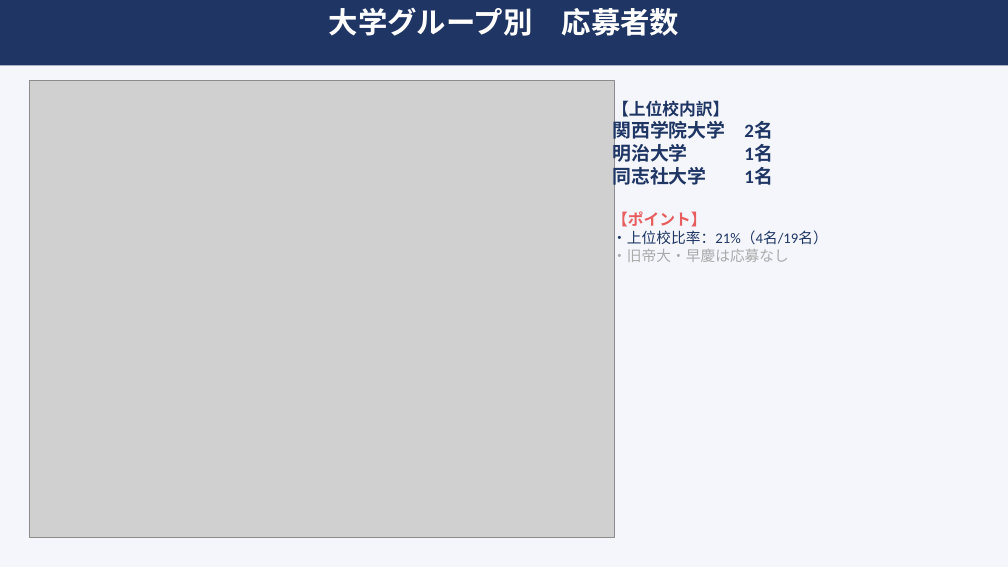
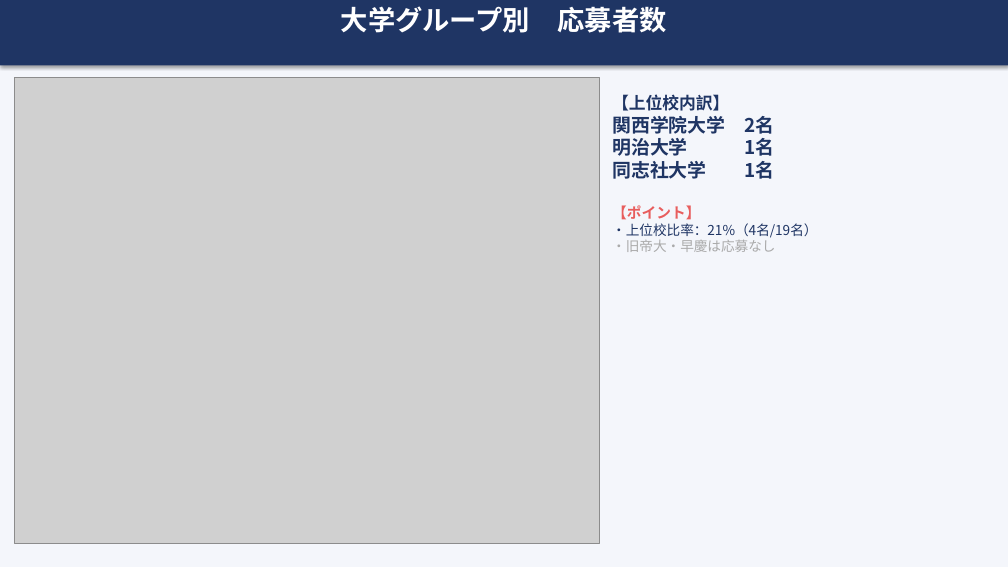
Before and after one commit to syoukaku007-star/daiki, a slide deck: slide 4 of 上位校採用分析レポート_2026_v2.pptx. Drawn at 1008x567 pixels with LibreOffice and Linux fonts; fonts in the diff are those of the drawing; grey boxes stand for pictures. Boxes give left, top, right and bottom in pixels: in the first picture for what was removed or moved away, otherwise in the second. Text is boxed around its words. In the diff, an @@ line names an element or a change of style, - is before the commit and + after.

```diff
--- a/上位校採用分析レポート_2026_v2.pptx
+++ b/上位校採用分析レポート_2026_v2.pptx
@@ rectangle at [0, 0, 1008, 66]: shadow on @@
@@ text in rectangle at [329, 8, 679, 36]: text removed @@
-大学グループ別 応募者数
@@ text added at [341, 6, 667, 33], 26 pt, text #FFFFFF, bold @@
+大学グループ別 応募者数
@@ picture: place and size @@
-picture at [29, 80, 614, 537]
+picture at [15, 77, 600, 543]
@@ text "【上位校内訳】" at [612, 94, 817, 252]: font Calibri to Noto Sans CJK JP; size 15 to 14 pt in "【ポイント】"; size 14 to 13 pt in "・上位校比率：21%（4名/19名）", "・旧帝大・早慶は応募なし" @@
```
Also in this commit, not shown: 7 other slides changed.
